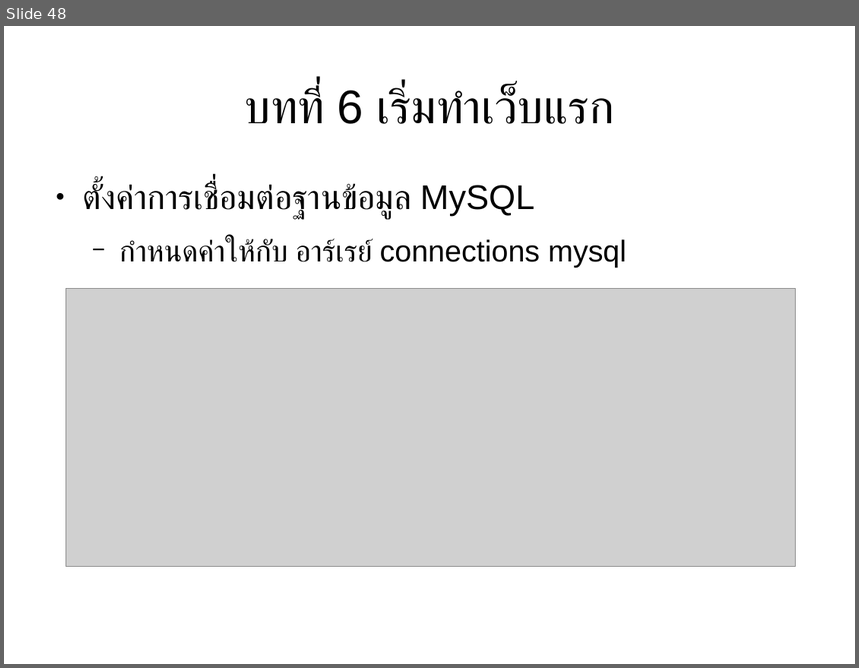
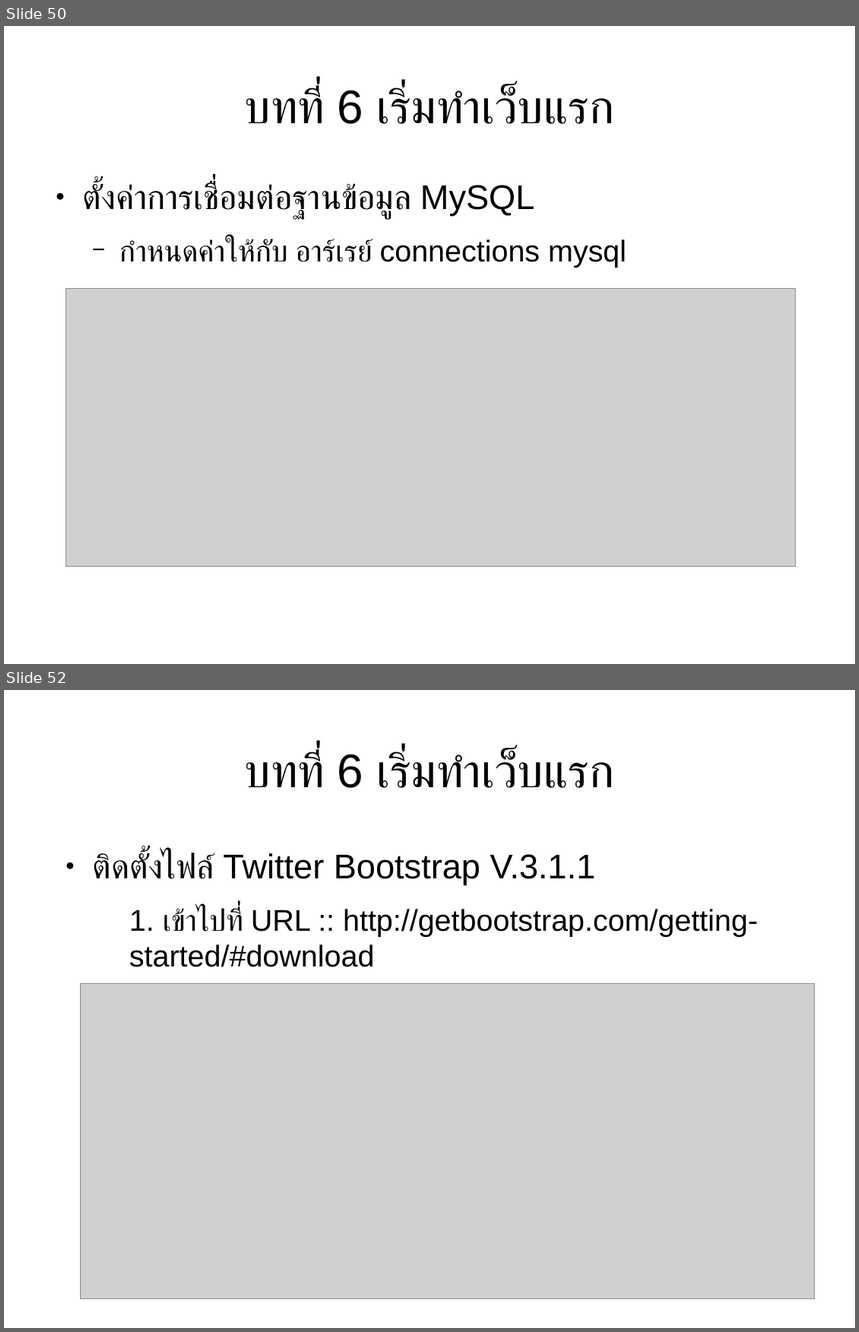
Before and after one commit to expstudio/Laravel-Course-Material, a slide deck: slide course.odp. Shown one above the other, each under a label of ours: slide 48 before the commit, slides 50 and 52 after it; the slides between them are not shown. The pictures are 859x668 and 859x1332 pixels, drawn with LibreOffice and Linux fonts; fonts in the diff are those of the drawing; grey boxes stand for pictures. Boxes give left, top, right and bottom in pixels: in the first picture for what was removed or moved away, otherwise in the second. Text is boxed around its words. In the diff, an @@ line names an element or a change of style, - is before the commit and + after.

```diff
--- a/slide course.odp
+++ b/slide course.odp
@@ slide 52 added at (x1=4, y1=690, x2=855, y2=1328), background #FFFFFF @@
@@ title added at (x1=245, y1=751, x2=614, y2=788), 44 pt, text #000000 @@
+บทที่ 6 เริ่มทำเว็บแรก
@@ text added at (x1=93, y1=852, x2=758, y2=967), 28 pt, text #000000 @@
+● ติดตั้งไฟล์ Twitter Bootstrap V.3.1.1
+  1. เข้าไปที่ URL :: http://getbootstrap.com/getting-started/#download
@@ picture added at (x1=81, y1=983, x2=815, y2=1300) @@
@@ what was slide 48 is now slide 50 @@
```
Also in this commit, not shown: 4 slides changed, 37 other slides added, 13 other files.
